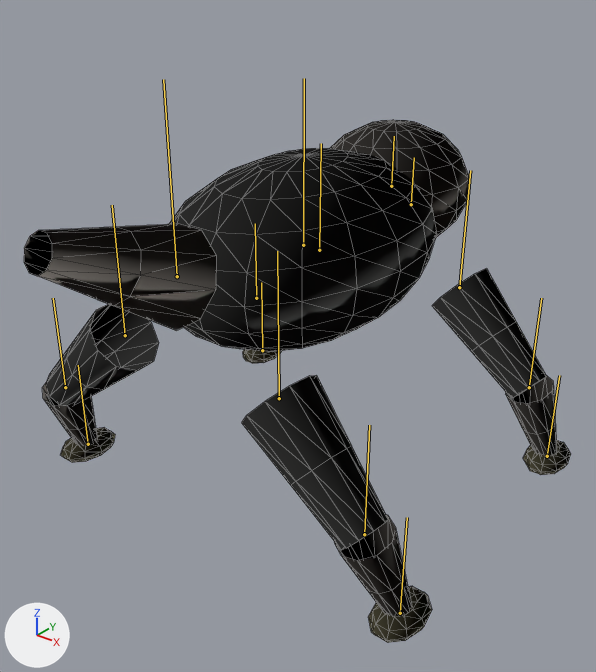
The glTF model assets/shared/creature-wolf.glb: old version first, new version second.
Before and after are seen from a 50 mm camera at (1.5, -1.9, 1.76) aimed at (-0.06, 0.05, 0.55). Lighting does not change. The marker at lower left points along +X, +Y and +Z. The picture after the commit comes second. The bones that change, and the others that lie on the model, are drawn over the model as lines. Mesh edges are drawn as thin lines.

Objects in the first picture: 'SkinnedCreature'.
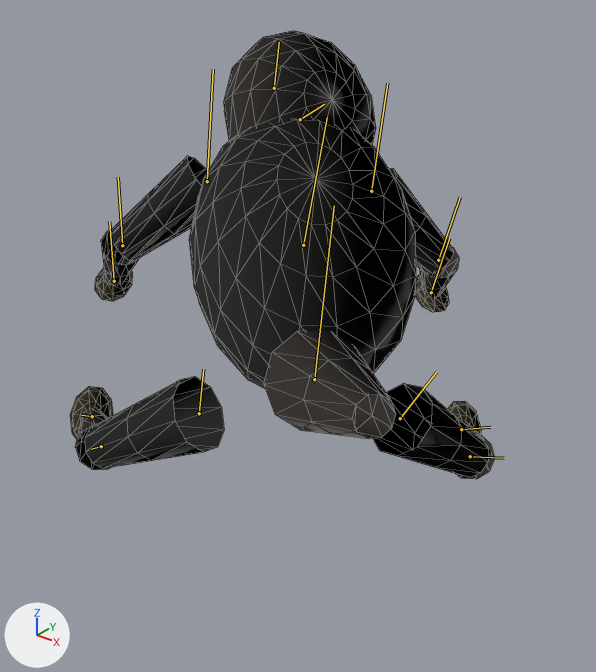
The newer file adds an action. The first version stands in its rest pose; the second is drawn at frame 12 of the action 'WOLF_FLANK_BITE'.

Location of each change, [x1, y1, x2, y2] in pixels of the pictures (596 x 672 px):
'SkinnedCreature', posed (22% narrower, 14% shorter)
    before: [24, 120, 571, 643]
    after: [70, 31, 495, 479]
bone 'Torso', root to tip
    before: (303, 245) to (304, 78)
    after: (303, 245) to (327, 117)
bone 'Head', root to tip
    before: (391, 186) to (394, 136)
    after: (300, 119) to (324, 104)
bone 'Jaw', root to tip
    before: (411, 204) to (414, 157)
    after: (274, 88) to (279, 42)
bone 'Tail', root to tip
    before: (177, 276) to (163, 79)
    after: (314, 379) to (334, 205)
bone 'Leg0L', root to tip
    before: (319, 250) to (321, 143)
    after: (207, 181) to (213, 69)
bone 'Leg0LKnee', root to tip
    before: (256, 298) to (255, 223)
    after: (122, 245) to (118, 177)
bone 'Leg0LFoot', root to tip
    before: (262, 350) to (261, 282)
    after: (114, 281) to (109, 221)
bone 'Leg0R', root to tip
    before: (459, 287) to (470, 170)
    after: (371, 191) to (387, 83)
bone 'Leg0RKnee', root to tip
    before: (529, 387) to (541, 298)
    after: (438, 260) to (460, 197)
bone 'Leg0RFoot', root to tip
    before: (547, 456) to (559, 375)
    after: (431, 292) to (449, 238)
bone 'Leg1L', root to tip
    before: (125, 335) to (112, 205)
    after: (199, 413) to (203, 369)
bone 'Leg1LKnee', root to tip
    before: (65, 387) to (53, 298)
    after: (101, 446) to (91, 449)
bone 'Leg1LFoot', root to tip
    before: (88, 444) to (78, 365)
    after: (92, 416) to (81, 415)
bone 'Leg1R', root to tip
    before: (279, 398) to (277, 251)
    after: (400, 418) to (436, 372)
bone 'Leg1RKnee', root to tip
    before: (364, 534) to (369, 425)
    after: (470, 456) to (504, 458)
bone 'Leg1RFoot', root to tip
    before: (400, 613) to (407, 517)
    after: (461, 429) to (490, 427)

The change in detail:
Bone 'Torso' (bone_torso) turns from (0, 0, 0) to (24, 44, -7) degrees about its own x, y and z.
Bone 'Head' (bone_head) turns from (0, 0, 0) to (35, 30, -4) degrees about its own x, y and z.
Bone 'Jaw' (bone_jaw) turns from (0, 0, 0) to (-41, 0, 0) degrees about its own x, y and z.
Bone 'Tail' (bone_tail) turns from (0, 0, 0) to (-23, 10, -3) degrees about its own x, y and z.
Bone 'Leg0L' (bone_leg0l) turns from (0, 0, 0) to (-20, -2, 0) degrees about its own x, y and z.
Bone 'Leg0LKnee' (bone_leg0lknee) turns from (0, 0, 0) to (15, 0, 0) degrees about its own x, y and z.
Bone 'Leg0LFoot' (bone_leg0lfoot) turns from (0, 0, 0) to (0, -8, 0) degrees about its own x, y and z.
Bone 'Leg0R' (bone_leg0r) turns from (0, 0, 0) to (-18, 2, 0) degrees about its own x, y and z.
Bone 'Leg0RKnee' (bone_leg0rknee) turns from (0, 0, 0) to (15, 0, 0) degrees about its own x, y and z.
Bone 'Leg0RFoot' (bone_leg0rfoot) turns from (0, 0, 0) to (0, 8, 0) degrees about its own x, y and z.
Bone 'Leg1L' (bone_leg1l) turns from (0, 0, 0) to (15, 2, 0) degrees about its own x, y and z.
Bone 'Leg1LKnee' (bone_leg1lknee) turns from (0, 0, 0) to (15, 0, 0) degrees about its own x, y and z.
Bone 'Leg1LFoot' (bone_leg1lfoot) turns from (0, 0, 0) to (0, -6, 0) degrees about its own x, y and z.
Bone 'Leg1R' (bone_leg1r) turns from (0, 0, 0) to (13, -2, 0) degrees about its own x, y and z.
Bone 'Leg1RKnee' (bone_leg1rknee) turns from (0, 0, 0) to (15, 0, 0) degrees about its own x, y and z.
Bone 'Leg1RFoot' (bone_leg1rfoot) turns from (0, 0, 0) to (0, 6, 0) degrees about its own x, y and z.
